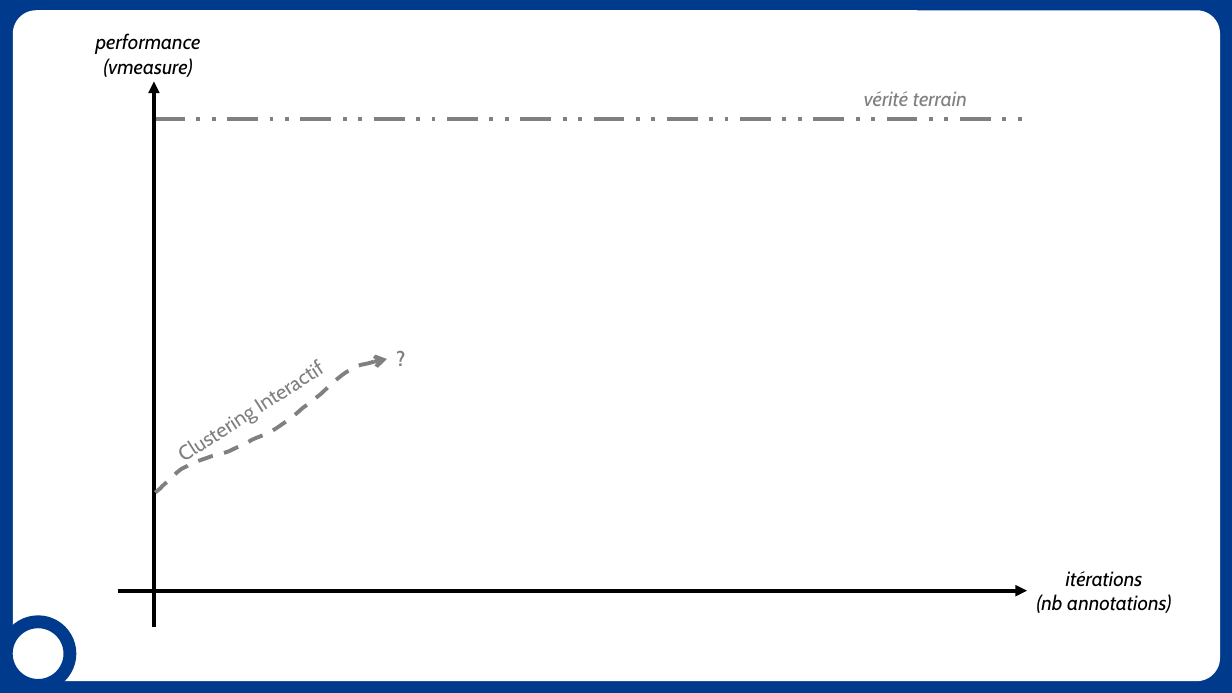
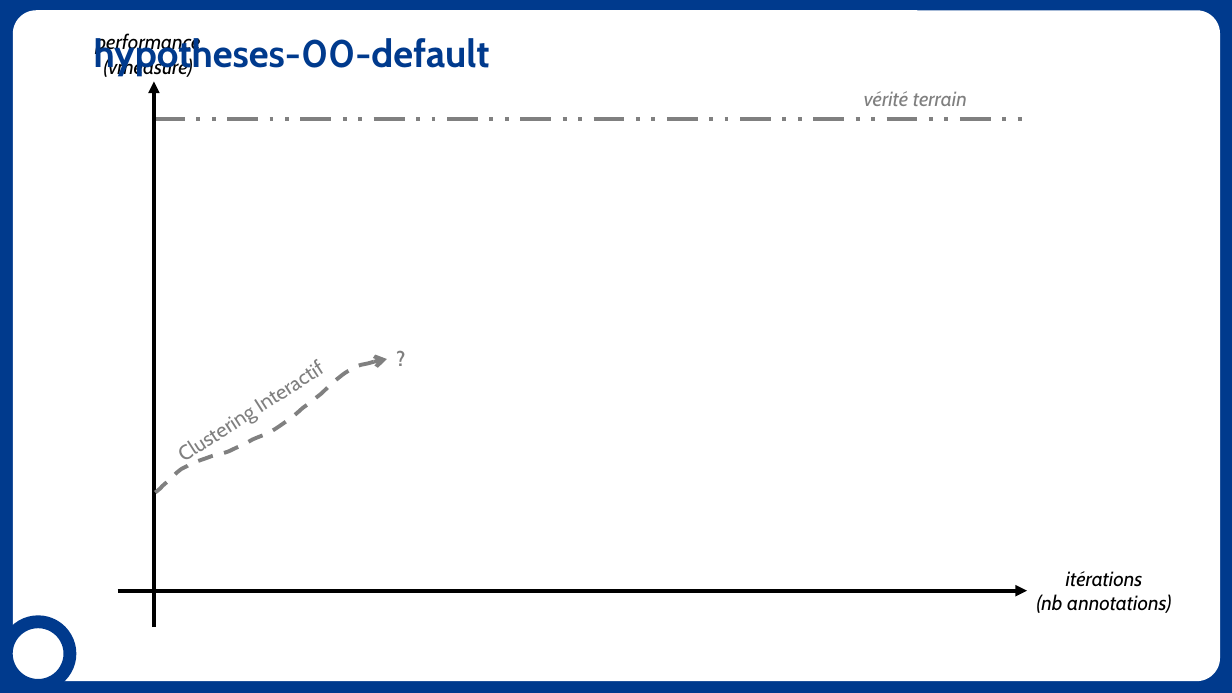
Before and after one commit to erwanschild/interactive-clustering-phd-report, a slide deck: slide 3 of draft/hypotheses.pptx. Drawn at 1232x693 pixels with LibreOffice and Linux fonts; fonts in the diff are those of the drawing; background and template pictures are left out. Boxes give left, top, right and bottom in pixels: in the first picture for what was removed or moved away, otherwise in the second. Text is boxed around its words. In the diff, an @@ line names an element or a change of style, - is before the commit and + after.

```diff
--- a/draft/hypotheses.pptx
+++ b/draft/hypotheses.pptx
@@ title added at <box>94,34,490,76</box>, 30 pt, text #003A8D, bold @@
+hypotheses-00-default
```
Also in this commit, not shown: 7 other slides changed, 1 slide added, 13 other files.
